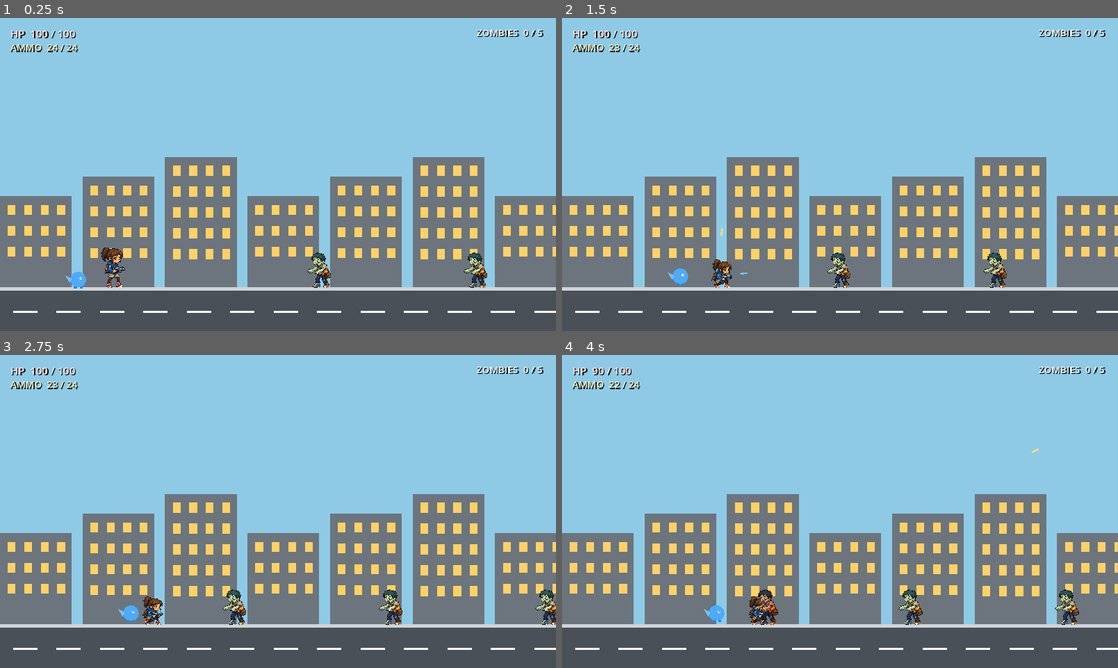
Above: before the commit, frames 1-4 (two rows, left to right).
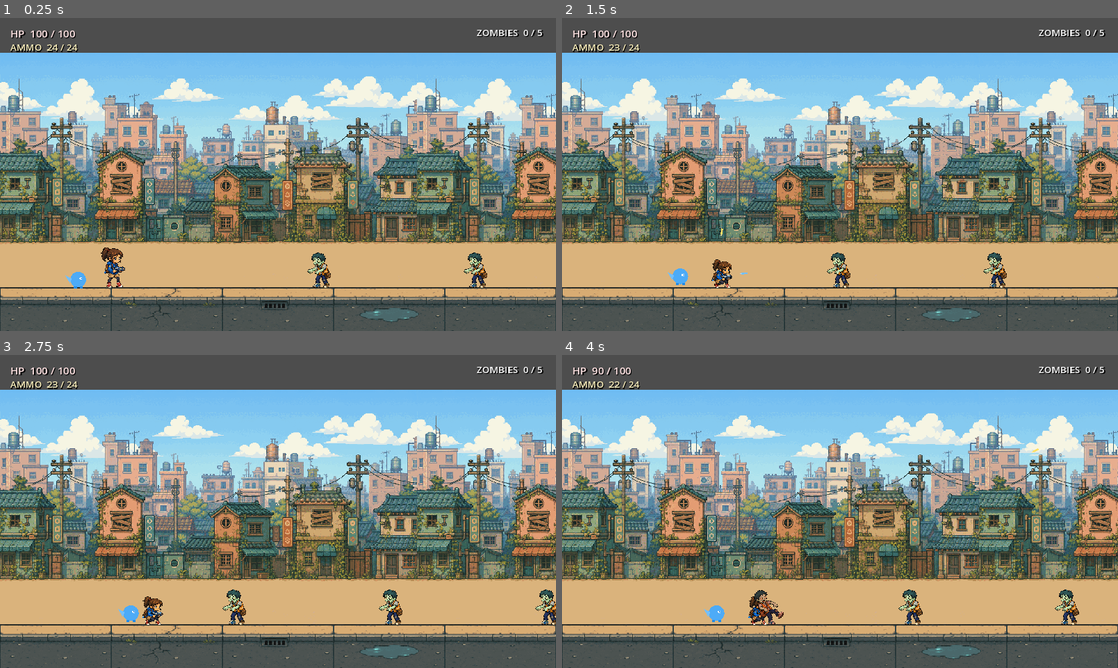
Above: after the commit, the same moments.

Repository: Fishforgithub/pets-vs-zombies
Game: Godot game, scene res://game/main/main.tscn
Same seed, same stepped clock (60 frames per second), same inputs: the game is played once before the commit and once after it.
Inputs (mouse positions are in pixels of both pictures, inside the frame that each line leads up to):
- Up to frame 1 (0.25 s): no input
- Up to frame 2 (1.5 s): tap Enter (restart) at 0.5 s; move the mouse to (962, 158) at 0.52 s; hold S (crouch) 0.53-1.28 s; hold D (move_right) from 0.53 s (still down); tap Space (jump) at 0.77 s; move the mouse to (728, 190) at 1.27 s; click (728, 190) at 1.35 s
- Up to frame 3 (2.75 s): tap Space (jump) at 1.52 s; move the mouse to (333, 442) at 2.02 s; release D (move_right) at 2.03 s; hold A (move_left) from 2.03 s (still down); hold S (crouch) from 2.03 s (still down)
- Up to frame 4 (4 s): move the mouse to (812, 574) at 2.77 s; release A (move_left) at 2.78 s; release S (crouch) at 2.78 s; hold D (move_right) from 2.78 s (still down); click (812, 574) at 2.85 s; tap Space (jump) at 3.02, 3.77 s; move the mouse to (1006, 558) at 3.52 s; hold S (crouch) from 3.53 s (still down)

The runs differ from the first frame. In frame 1, 76% of the frame differs, in the area x 0-100%, y 0-100%; in frame 2, 76%; in frame 3, 76%; in frame 4, 76%.

Commit message:
Integrate zombie actions and stage art

Diff:
--- a/game/enemies/zombie.gd
+++ b/game/enemies/zombie.gd
@@ -8,10 +8,16 @@
 @export var gravity: float = 1280.0
 @export var contact_damage: int = 10
 @export var attack_interval: float = 0.8
+@export var attack_animation_duration: float = 0.22
+@export var hurt_animation_duration: float = 0.18
+@export var faint_duration: float = 0.45
 
 var health: int
 var target: PlayerGirl
 var attack_cooldown: float = 0.0
+var attack_animation_timer: float = 0.0
+var hurt_animation_timer: float = 0.0
+var faint_timer: float = 0.0
 var hit_flash: float = 0.0
 var is_dead: bool = false
 
@@ -24,6 +30,9 @@
 
 func _physics_process(delta: float) -> void:
 	if is_dead:
+		faint_timer = maxf(0.0, faint_timer - delta)
+		if faint_timer <= 0.0:
+			queue_free()
 		return
 	if not is_on_floor():
 		velocity.y += gravity * delta
@@ -34,6 +43,8 @@
 		character_sprite.flip_h = target.global_position.x < global_position.x
 
 	attack_cooldown = maxf(0.0, attack_cooldown - delta)
+	attack_animation_timer = maxf(0.0, attack_animation_timer - delta)
+	hurt_animation_timer = maxf(0.0, hurt_animation_timer - delta)
 	hit_flash = maxf(0.0, hit_flash - delta)
 	if is_instance_valid(character_sprite):
 		character_sprite.modulate = Color("ffb3b3") if hit_flash > 0.0 else Color.WHITE
@@ -46,10 +57,12 @@
 			if attack_cooldown <= 0.0:
 				target.take_damage(contact_damage, Vector2(signf(distance_x), -0.15))
 				attack_cooldown = attack_interval
+				attack_animation_timer = attack_animation_duration
 	else:
 		velocity.x = 0.0
 
 	move_and_slide()
+	_update_animation()
 	queue_redraw()
 
 func take_damage(amount: int, knockback_direction: Vector2 = Vector2.ZERO) -> void:
@@ -60,10 +73,27 @@
 	velocity += knockback_direction.normalized() * 95.0
 	if health <= 0:
 		is_dead = true
+		faint_timer = faint_duration
+		velocity = Vector2.ZERO
 		remove_from_group("enemies")
+		if is_instance_valid(character_sprite):
+			character_sprite.play(&"faint")
 		defeated.emit(self)
-		queue_free()
+	else:
+		hurt_animation_timer = hurt_animation_duration
 	queue_redraw()
+
+func _update_animation() -> void:
+	if not is_instance_valid(character_sprite):
+		return
+	if is_dead:
+		character_sprite.play(&"faint")
+	elif hurt_animation_timer > 0.0:
+		character_sprite.play(&"hurt")
+	elif attack_animation_timer > 0.0:
+		character_sprite.play(&"attack")
+	else:
+		character_sprite.play(&"idle")
 
 func _draw() -> void:
 	if is_instance_valid(character_sprite) and character_sprite.sprite_frames != null:
--- a/game/enemies/zombie.tscn
+++ b/game/enemies/zombie.tscn
@@ -1,14 +1,51 @@
-[gd_scene load_steps=5 format=3]
+[gd_scene load_steps=9 format=3]
 
 [ext_resource type="Script" path="res://game/enemies/zombie.gd" id="1"]
 [ext_resource type="Texture2D" path="res://assets/enemies/courier_zombie/idle.png" id="2"]
+[ext_resource type="Texture2D" path="res://assets/enemies/courier_zombie/action_sheet.png" id="3"]
 
 [sub_resource type="CapsuleShape2D" id="1"]
 radius = 13.0
 height = 61.0
 
+[sub_resource type="AtlasTexture" id="3"]
+atlas = ExtResource("3")
+region = Rect2(0, 0, 256, 256)
+
+[sub_resource type="AtlasTexture" id="4"]
+atlas = ExtResource("3")
+region = Rect2(256, 0, 256, 256)
+
+[sub_resource type="AtlasTexture" id="5"]
+atlas = ExtResource("3")
+region = Rect2(512, 0, 256, 256)
+
 [sub_resource type="SpriteFrames" id="2"]
 animations = [{
+"frames": [{
+"duration": 1.0,
+"texture": SubResource("3")
+}],
+"loop": false,
+"name": &"attack",
+"speed": 1.0
+}, {
+"frames": [{
+"duration": 1.0,
+"texture": SubResource("5")
+}],
+"loop": false,
+"name": &"faint",
+"speed": 1.0
+}, {
+"frames": [{
+"duration": 1.0,
+"texture": SubResource("4")
+}],
+"loop": false,
+"name": &"hurt",
+"speed": 1.0
+}, {
 "frames": [{
 "duration": 1.0,
 "texture": ExtResource("2")
--- a/game/main/main.gd
+++ b/game/main/main.gd
@@ -1,6 +1,12 @@
 extends Node2D
 
 const ZOMBIE_SCENE := preload("res://game/enemies/zombie.tscn")
+const CITY_FAR_PATH := "res://assets/backgrounds/stage1/city_far.png"
+const GROUND_TILES_PATH := "res://assets/tilesets/stage1/ground_tiles.png"
+const STAGE_WIDTH: float = 2800.0
+const GROUND_TILE_SIZE: float = 256.0
+const GROUND_TILE_COUNT: int = 4
+const GROUND_DRAW_Y: float = 486.0
 
 @export var required_defeats: int = 5
 
@@ -11,8 +17,11 @@
 
 var defeated_count: int = 0
 var finished: bool = false
+var production_background_active: bool = false
+var ground_tiles_texture: Texture2D
 
 func _ready() -> void:
+	_setup_production_art()
 	player.health_changed.connect(hud.set_health)
 	player.ammo_changed.connect(hud.set_ammo)
 	player.died.connect(_on_player_died)
@@ -23,6 +32,29 @@
 
 	for spawn_x in [760.0, 1120.0, 1480.0, 1850.0, 2220.0]:
 		_spawn_zombie(Vector2(spawn_x, 620.0))
+
+func _setup_production_art() -> void:
+	if ResourceLoader.exists(CITY_FAR_PATH):
+		var background_texture := load(CITY_FAR_PATH) as Texture2D
+		if background_texture != null:
+			var parallax := Parallax2D.new()
+			parallax.name = "ProductionBackground"
+			parallax.z_index = -10
+			parallax.scroll_scale = Vector2(0.35, 1.0)
+			parallax.repeat_size = Vector2(float(background_texture.get_width()), 0.0)
+			parallax.repeat_times = 4
+			var background_sprite := Sprite2D.new()
+			background_sprite.texture = background_texture
+			background_sprite.centered = false
+			background_sprite.position = Vector2(0.0, 80.0)
+			parallax.add_child(background_sprite)
+			add_child(parallax)
+			move_child(parallax, 0)
+			production_background_active = true
+
+	if ResourceLoader.exists(GROUND_TILES_PATH):
+		ground_tiles_texture = load(GROUND_TILES_PATH) as Texture2D
+	queue_redraw()
 
 func _process(_delta: float) -> void:
 	if finished and Input.is_action_just_pressed("restart"):
@@ -49,7 +81,14 @@
 	hud.show_result("TRY AGAIN", "The zombies overwhelmed the team.")
 
 func _draw() -> void:
-	# Procedural city graybox background.
+	if not production_background_active:
+		_draw_procedural_background()
+	if ground_tiles_texture != null:
+		_draw_production_ground()
+	else:
+		_draw_procedural_ground()
+
+func _draw_procedural_background() -> void:
 	draw_rect(Rect2(0, 0, 2800, 720), Color("8ecae6"))
 	for x in range(0, 2800, 190):
 		var height := 210 + (x / 190 % 3) * 45
@@ -57,6 +96,16 @@
 		for wx in range(x + 18, x + 145, 38):
 			for wy in range(int(640 - height), 570, 48):
 				draw_rect(Rect2(wx, wy, 18, 23), Color("ffd166"))
+
+func _draw_production_ground() -> void:
+	var tile_count := ceili(STAGE_WIDTH / GROUND_TILE_SIZE)
+	for index in range(tile_count):
+		var source_index := index % GROUND_TILE_COUNT
+		var destination := Rect2(index * GROUND_TILE_SIZE, GROUND_DRAW_Y, GROUND_TILE_SIZE, GROUND_TILE_SIZE)
+		var source := Rect2(source_index * GROUND_TILE_SIZE, 0.0, GROUND_TILE_SIZE, GROUND_TILE_SIZE)
+		draw_texture_rect_region(ground_tiles_texture, destination, source)
+
+func _draw_procedural_ground() -> void:
 	draw_rect(Rect2(0, 620, 2800, 100), Color("495057"))
 	draw_rect(Rect2(0, 620, 2800, 8), Color("ced4da"))
 	for x in range(30, 2800, 100):
--- a/tests/gameplay-smoke.gd
+++ b/tests/gameplay-smoke.gd
@@ -20,6 +20,9 @@
 	var player := main.player as PlayerGirl
 	var pet := main.pet as PetCompanion
 	_check(player.is_on_floor(), "Player starts on the stage floor")
+	_check(main.production_background_active, "Production city background loads")
+	_check(main.ground_tiles_texture != null, "Production ground tiles load")
+	_check(main.get_node_or_null("ProductionBackground") is Parallax2D, "Production parallax layer is active")
 
 	var start_x := player.global_position.x
 	Input.action_press("move_right")
--- a/tests/production-animations.gd
+++ b/tests/production-animations.gd
@@ -70,7 +70,19 @@
 		var zombie := zombie_scene.instantiate() as ZombieEnemy
 		host.add_child(zombie)
 		await process_frame
-		_check_single_frame_animation(zombie.character_sprite.sprite_frames, &"idle")
+		for animation_name in [&"idle", &"attack", &"hurt", &"faint"]:
+			_check_single_frame_animation(zombie.character_sprite.sprite_frames, animation_name)
+		zombie.attack_animation_timer = zombie.attack_animation_duration
+		zombie._update_animation()
+		_check(zombie.character_sprite.animation == &"attack", "Zombie attack timer plays attack animation")
+		zombie.take_damage(1)
+		zombie._update_animation()
+		_check(zombie.character_sprite.animation == &"hurt", "Zombie damage plays hurt animation")
+		zombie.take_damage(zombie.health)
+		_check(zombie.is_dead, "Lethal zombie damage starts faint state")
+		_check(zombie.character_sprite.animation == &"faint", "Lethal zombie damage plays faint animation")
+		await physics_frame
+		_check(is_instance_valid(zombie), "Zombie remains briefly for faint presentation")
 		zombie.queue_free()
 
 	host.queue_free()
Binary file changed: assets/enemies/courier_zombie/action_sheet.png
Binary file removed: assets/enemies/courier_zombie/walk_sheet.png
Not shown, changed: README.md
Not shown, changed: docs/ASSET_MIGRATION.md
